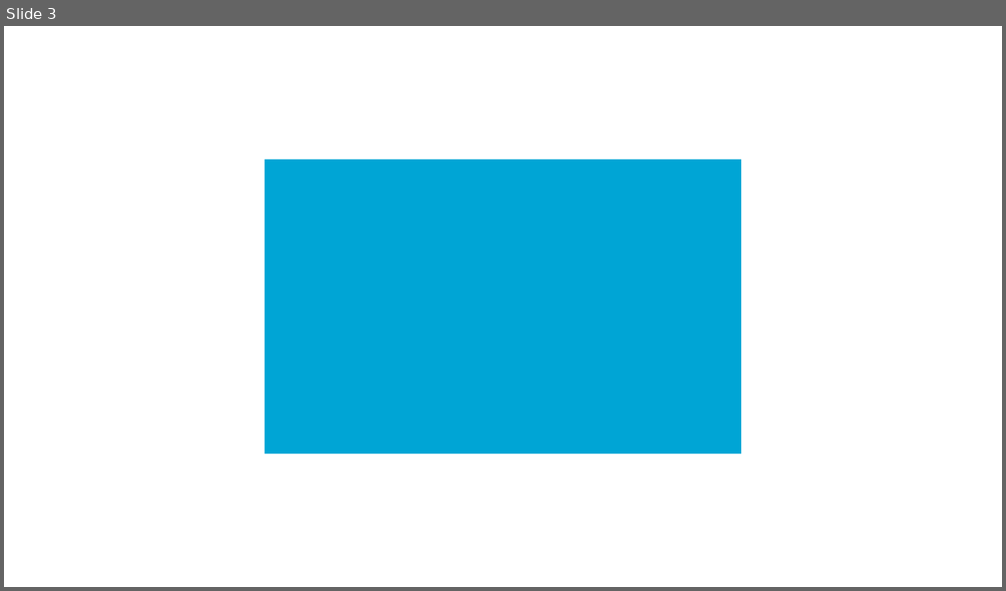
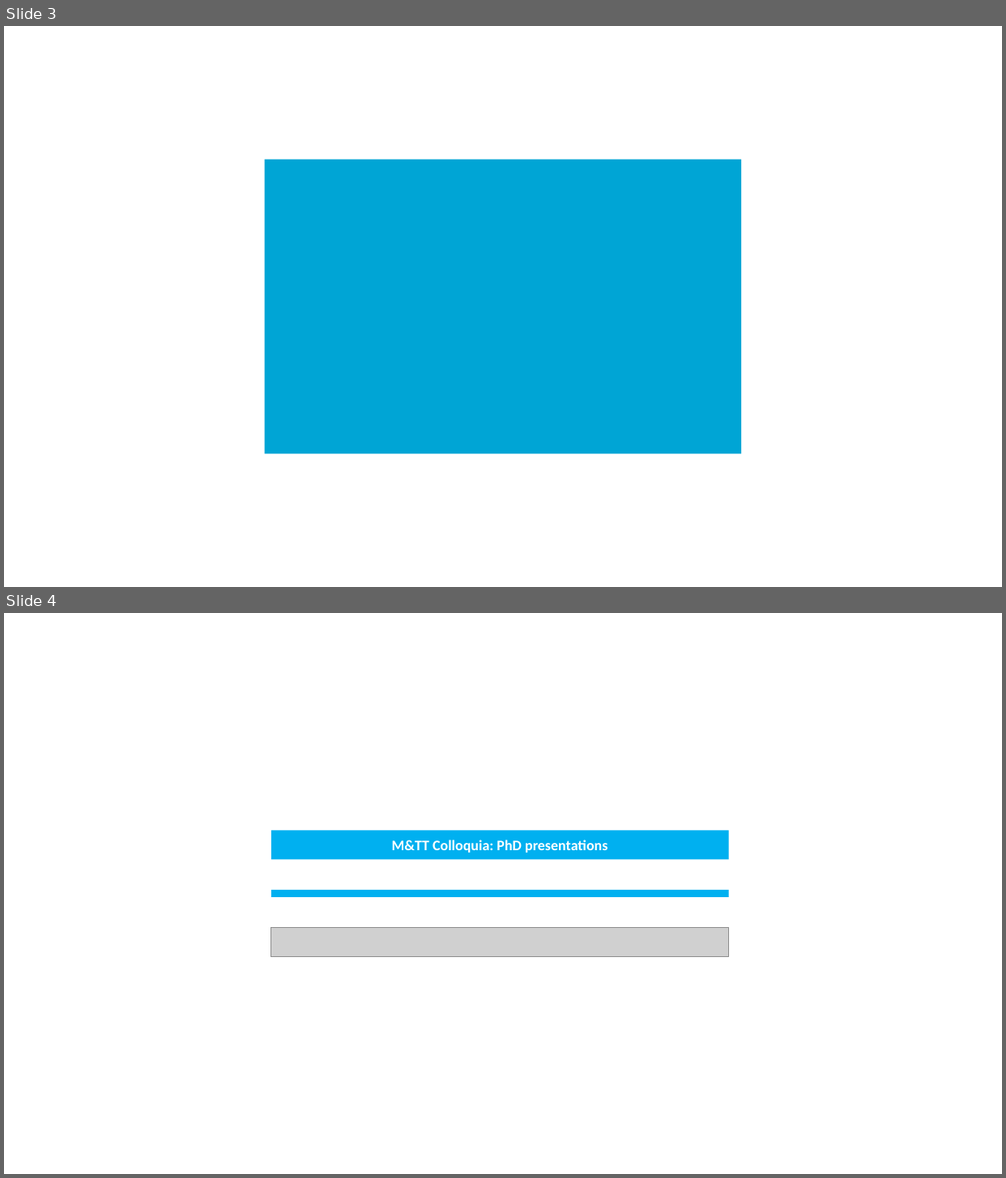
Before and after one commit to mtt-colloquium/mtt-colloquium.github.io, a slide deck: Website pic standardization.pptx. Shown one above the other, each under a label of ours: slide 3 before the commit, slides 3 and 4 after it. The pictures are 1006x591 and 1006x1178 pixels, drawn with LibreOffice and Linux fonts; fonts in the diff are those of the drawing; grey boxes stand for pictures. Boxes give left, top, right and bottom in pixels: in the first picture for what was removed or moved away, otherwise in the second. Text is boxed around its words. In the diff, an @@ line names an element or a change of style, - is before the commit and + after.

```diff
--- a/Website pic standardization.pptx
+++ b/Website pic standardization.pptx
@@ slide 4 added at (4, 613, 1002, 1174), background #FFFFFF @@
@@ rectangle added at (271, 830, 729, 859), fill #00B0F0, 14 pt, text #FFFFFF, bold @@
+M&TT Colloquia: PhD presentations
@@ rectangle added at (271, 890, 729, 897), fill #00B0F0 @@
@@ picture added at (271, 928, 729, 957) @@
```
Also in this commit, not shown: 5 other files.
